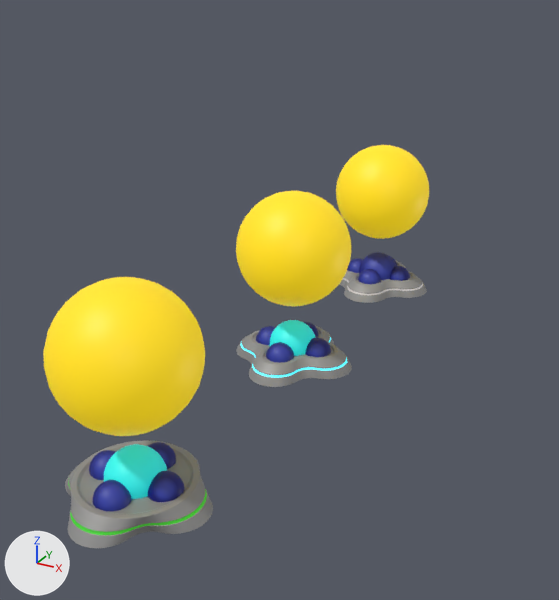
The Blender file QuantumModels.blend: old version first, new version second.
Camera for both pictures: a 50 mm lens placed at (4.13, -10.72, 4.71), pointed at (-1.0, -1.41, 0.05). The lights are fixed; the arrows at lower left show +X, +Y and +Z. The first picture is the older version.

Before the edit, the objects in view are built like this:
```python
ob_anchor_function_activator = bpy.data.objects.new('Anchor.function.activator', me_sphere_002)
ob_anchor_function_activator.parent = ob_anchor_base_001
ob_anchor_function_activator.location = (0.0, -2.86, 0.214)
ob_anchor_function_activator.scale = (0.3, 0.3, 0.3)
ob_anchor_function_lock = bpy.data.objects.new('Anchor.function.lock', me_sphere_001)
ob_anchor_function_lock.parent = ob_anchor_base
ob_anchor_function_lock.location = (0.0, 0.0, 0.214)
ob_anchor_function_lock.scale = (0.3, 0.3, 0.3)
ob_anchor_function_rotate = bpy.data.objects.new('Anchor.function.rotate', me_sphere_004)
ob_anchor_function_rotate.parent = ob_anchor_base_002
ob_anchor_function_rotate.location = (0.0, -6.051, 0.214)
ob_anchor_function_rotate.scale = (0.3, 0.3, 0.3)
# also in view: 'Anchor.base' at (0.0, 0.0, 0.11); 'Sphere' at (0.0, 0.0, 1.5); 'Anchor.base.001' at (0.0, -2.86, 0.11); 'Sphere.001' at (0.0, -2.86, 1.5); 'Anchor.base.002' at (0.0, -6.05, 0.11)
```
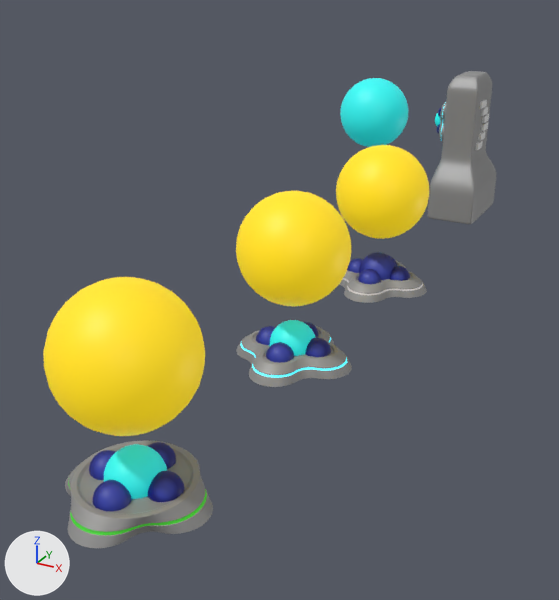
Commit message: Started modelling Polaroid

Changed parts and their boxes [x1, y1, x2, y2] in the pictures (559 x 600 px):
'Polaroid', added
    after: [427, 71, 496, 224]
'Sphere.003', added (cyan)
    after: [340, 78, 408, 147]
'Anchor.base.003', added
    after: [439, 102, 446, 142]
'Anchor.function.activator.001', added
    after: [435, 107, 442, 134]
'Light.5', added
    after: [481, 107, 488, 116]
'Light.6', added
    after: [479, 100, 487, 109]
'Light.2', added
    after: [478, 131, 486, 141]
'Light.1', added
    after: [475, 141, 483, 150]
'Light.4', added
    after: [482, 114, 489, 123]
'Light.3', added
    after: [481, 122, 488, 131]

The change, as a list of edits to the scene's bpy script:
```text
Add ob_anchor_function_activator_001:
    ob_anchor_function_activator_001 = bpy.data.objects.new('Anchor.function.activator.001', me_sphere_002.copy())  # the mesh of ob_anchor_function_activator
    ob_anchor_function_activator_001.location = (-0.5, 4.5, 1.8)
    ob_anchor_function_activator_001.rotation_euler = (1.571, 0.785, -1.571)  # degrees (90, 45, -90)
    ob_anchor_function_activator_001.scale = (0.196, 0.196, 0.196)
Add ob_anchor_base_003:
    ob_anchor_base_003 = bpy.data.objects.new('Anchor.base.003', me_plane_003)  # 653 vertices, 617 faces; spans x -0.747..0.747, y -0.747..0.747, z 0.0..0.214; in mat_metal (grey #969696), mat_glow_charger (cyan #80dde7, glowing cyan #00e6ff); modifiers BEVEL, SUBSURF
    ob_anchor_base_003.location = (-0.36, 4.5, 1.8)
    ob_anchor_base_003.rotation_euler = (1.571, 0.785, -1.571)  # degrees (90, 45, -90)
    ob_anchor_base_003.scale = (0.654, 0.654, 0.654)
Add ob_sphere_003:
    ob_sphere_003 = bpy.data.objects.new('Sphere.003', me_sphere_009)  # a UV sphere (32 segments, 16 rings, poles along z) spanning x -1.0..1.0, y -1.0..1.0, z -1.0..1.0; in mat_catalyst (cyan #31e7e1, glowing cyan #00a7ae)
    ob_sphere_003.location = (-2.0, 4.5, 1.8)
    ob_sphere_003.rotation_euler = (1.571, 0.0, -1.571)  # degrees (90, 0, -90)
    ob_sphere_003.scale = (0.7, 0.7, 0.7)
Add ob_light_6:
    ob_light_6 = bpy.data.objects.new('Light.6', me_cube_006)  # a box spanning x 0.208..0.297, y -0.309..0.009, z 2.127..2.251
    ob_light_6.parent = ob_polaroid
    ob_light_6.location = (0.0, 4.498, 0.0)
Add ob_polaroid:
    ob_polaroid = bpy.data.objects.new('Polaroid', me_cube)  # 116 vertices, 114 faces; spans x -0.46..0.46, y -0.85..0.85, z 0.0..2.73; in mat_metal (grey #969696); modifiers SUBSURF
    ob_polaroid.location = (0.0, 4.5, 0.0)
Add ob_light_5:
    ob_light_5 = bpy.data.objects.new('Light.5', me_cube_005)  # a box spanning x 0.208..0.297, y -0.159..0.159, z 1.969..2.093
    ob_light_5.parent = ob_polaroid
    ob_light_5.location = (0.0, 4.498, 0.0)
Add ob_light_4:
    ob_light_4 = bpy.data.objects.new('Light.4', me_cube_004)  # a box spanning x 0.208..0.297, y -0.009..0.309, z 1.811..1.935
    ob_light_4.parent = ob_polaroid
    ob_light_4.location = (0.0, 4.498, 0.0)
Add ob_light_3:
    ob_light_3 = bpy.data.objects.new('Light.3', me_cube_003)  # a box spanning x 0.208..0.297, y -0.009..0.309, z 1.652..1.777
    ob_light_3.parent = ob_polaroid
    ob_light_3.location = (0.0, 4.498, 0.0)
Add ob_light_2:
    ob_light_2 = bpy.data.objects.new('Light.2', me_cube_002)  # a box spanning x 0.208..0.297, y -0.159..0.159, z 1.494..1.618
    ob_light_2.parent = ob_polaroid
    ob_light_2.location = (0.0, 4.498, 0.0)
Add ob_light_1:
    ob_light_1 = bpy.data.objects.new('Light.1', me_cube_001)  # a box spanning x 0.208..0.297, y -0.309..0.009, z 1.336..1.46
    ob_light_1.parent = ob_polaroid
    ob_light_1.location = (0.0, 4.498, 0.0)
```
